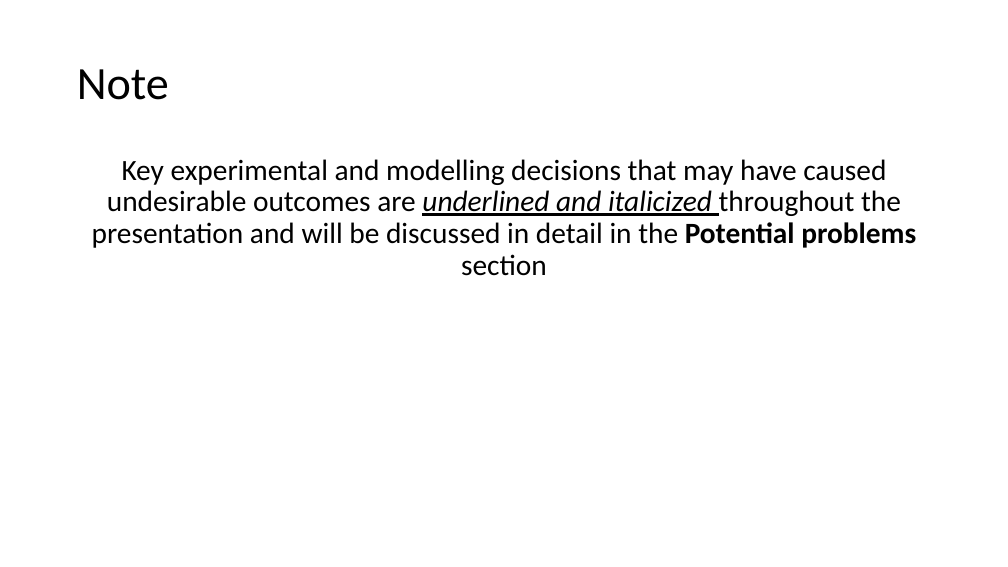
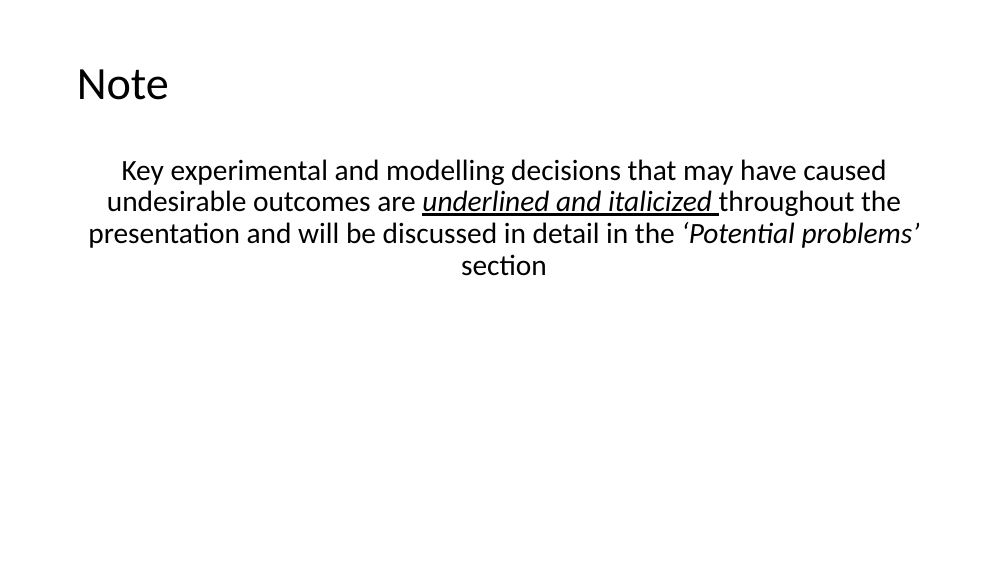
Before and after one commit to sradkani/CoCoSci, a slide deck: slide 3 of summary:papers/CogSci attempt.pptx. Drawn at 1008x567 pixels with LibreOffice and Linux fonts; fonts in the diff are those of the drawing. Boxes give left, top, right and bottom in pixels: in the first picture for what was removed or moved away, otherwise in the second. Text is boxed around its words. In the diff, an @@ line names an element or a change of style, - is before the commit and + after.

```diff
--- a/summary:papers/CogSci attempt.pptx
+++ b/summary:papers/CogSci attempt.pptx
@@ text at (x1=88, y1=159, x2=920, y2=276): text changed @@
-Key experimental and modelling decisions that may have caused undesirable outcomes are underlined and italicized throughout the presentation and will be discussed in detail in the Potential problems section
+Key experimental and modelling decisions that may have caused undesirable outcomes are underlined and italicized throughout the presentation and will be discussed in detail in the ‘Potential problems’ section
```
Also in this commit, not shown: 12 other slides changed, 8 slides added, 7 slides removed, 23 other files.
